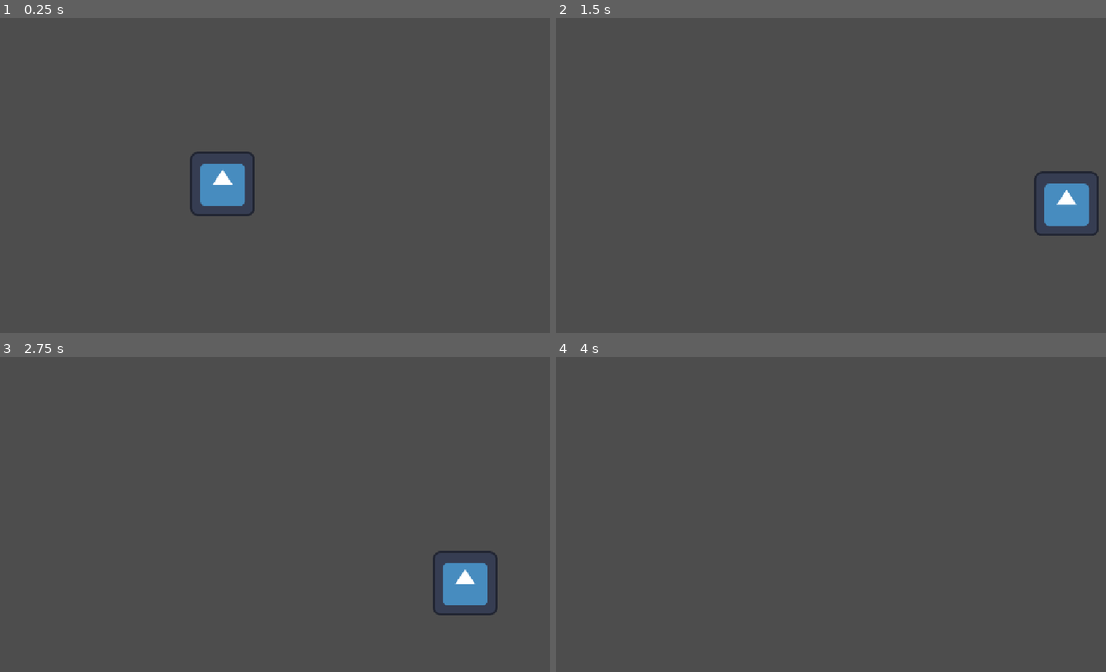
Above: before the commit, frames 1-4 (two rows, left to right).
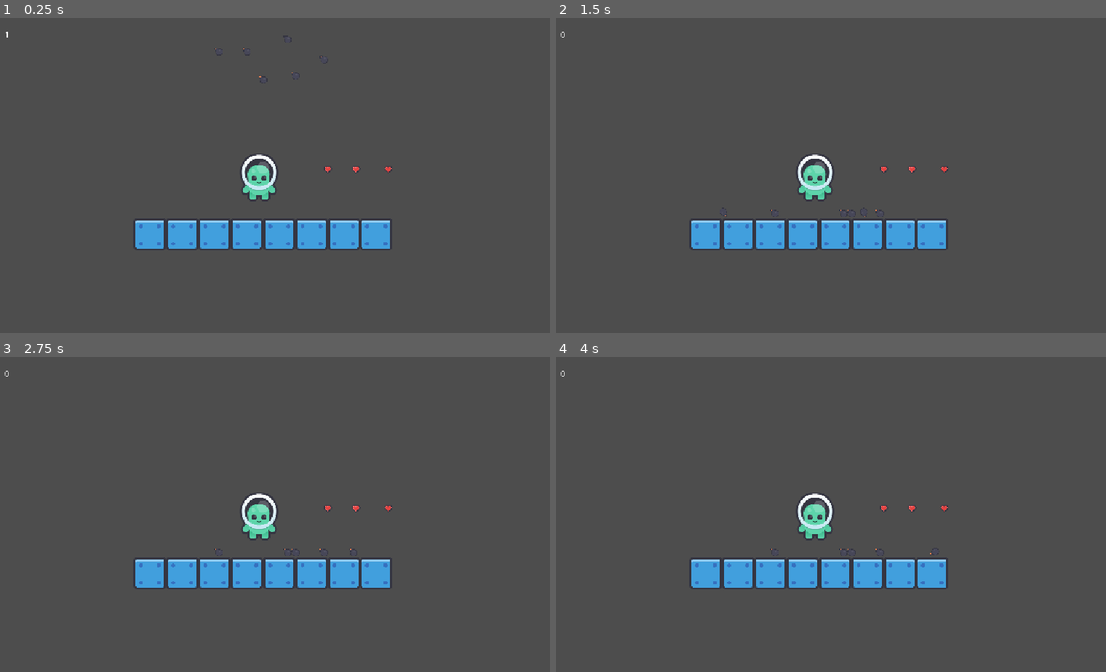
Above: after the commit, the same moments.

Repository: Isaac-Salas/Curso_Hack_Club_Lima
Game: Godot game, scene res://escenas/mundo.tscn
Two runs of this game, one before a commit and one after it. Both use one fixed random seed, a clock stepped at 60 frames per second and the inputs below. Before the commit the project has no main scene; this scene is started directly in both runs. The engine's default icon, where the game draws it, is replaced by a stand-in: a white triangle on a blue panel in a dark square.
Inputs:
- Up to frame 1 (0.25 s): no input
- Up to frame 2 (1.5 s): tap Enter (ui_accept) at 0.5, 0.77, 0.8, 1.07, 1.35 s; hold D (derecha) from 0.53 s (still down); tap Space (prueba) at 0.6 s
- Up to frame 3 (2.75 s): tap Enter (ui_accept) at 1.52, 1.82, 2.3 s; tap Space (prueba) at 1.55, 2.1 s; release D (derecha) at 2.03 s; hold Left (izquierda) from 2.03 s (still down)
- Up to frame 4 (4 s): release Left (izquierda) at 2.78 s; hold D (derecha) from 2.78 s (still down); tap Space (prueba) at 2.85 s; tap Enter (ui_accept) at 3.02, 3.32, 3.6, 3.77 s

The runs differ from the first frame. In frame 1, 5.6% of the frame differs, in the area x 1-72%, y 4-74%; in frame 2, 5.8%, in the area x 0-99%, y 4-74%; in frame 3, 5.7%; in frame 4, 4.3%.
Error after the commit: Parse Error: Preload file "uid://bcwo2til0jagu" does not exist. (res://escenas/jugador_plataformer.gd:12)

Commit message:
Segundo curso!

Diff:
--- /dev/null
+++ b/character_body_2d.gd
@@ -0,0 +1,25 @@
+extends CharacterBody2D
+
+
+const SPEED = 300.0
+const JUMP_VELOCITY = -400.0
+
+
+func _physics_process(delta: float) -> void:
+	# Add the gravity.
+	if not is_on_floor():
+		velocity += get_gravity() * delta
+
+	# Handle jump.
+	if Input.is_action_just_pressed("ui_accept") and is_on_floor():
+		velocity.y = JUMP_VELOCITY
+
+	# Get the input direction and handle the movement/deceleration.
+	# As good practice, you should replace UI actions with custom gameplay actions.
+	var direction := Input.get_axis("ui_left", "ui_right")
+	if direction:
+		velocity.x = direction * SPEED
+	else:
+		velocity.x = move_toward(velocity.x, 0, SPEED)
+
+	move_and_slide()
--- /dev/null
+++ b/escenas/item.tscn
@@ -0,0 +1,29 @@
+[gd_scene format=3 uid="uid://pbqjy20gh7rh"]
+
+[ext_resource type="Texture2D" uid="uid://bfoagwog1mpcs" path="res://sprites/Tiles/Double/bomb.png" id="1_wptg7"]
+[ext_resource type="Script" uid="uid://cd7uug8degcbq" path="res://scripts/item.gd" id="1_x8fkn"]
+[ext_resource type="Script" uid="uid://munhy2og3bny" path="res://scripts/detector_jugador.gd" id="2_ee6fw"]
+
+[sub_resource type="CircleShape2D" id="CircleShape2D_g4v7s"]
+
+[sub_resource type="RectangleShape2D" id="RectangleShape2D_g4v7s"]
+
+[node name="Item" type="RigidBody2D" unique_id=585595066]
+collision_layer = 2
+contact_monitor = true
+max_contacts_reported = 3
+script = ExtResource("1_x8fkn")
+
+[node name="CollisionShape2D" type="CollisionShape2D" parent="." unique_id=1147046596]
+shape = SubResource("CircleShape2D_g4v7s")
+
+[node name="Sprite2D" type="Sprite2D" parent="." unique_id=1944519398]
+scale = Vector2(0.14, 0.14)
+texture = ExtResource("1_wptg7")
+
+[node name="DetectorJugador" type="Area2D" parent="." unique_id=1446156658]
+script = ExtResource("2_ee6fw")
+
+[node name="CollisionShape2D" type="CollisionShape2D" parent="DetectorJugador" unique_id=679261266]
+shape = SubResource("RectangleShape2D_g4v7s")
+debug_color = Color(0.9137255, 0.16078432, 0.60784316, 0)
--- /dev/null
+++ b/escenas/jugador_plataformer.gd
@@ -0,0 +1,59 @@
+extends CharacterBody2D
+class_name JugadorPlatformer
+
+@export var SPEED = 300.0
+@export var JUMP_VELOCITY = -400.0
+@export var vida : int = 10
+@onready var detector_bomba: Area2D = $DetectorBomba
+@onready var textura: AnimatedSprite2D = $Textura
+@onready var timer: Timer = $Textura/Timer
+@onready var golpe: AudioStreamPlayer2D = $Golpe
+
+const GOLPE = preload("uid://bcwo2til0jagu")
+
+func _ready() -> void:
+	detector_bomba.body_entered.connect(_bomba_entro_a_jugador)
+	detector_bomba.area_entered.connect(_vida_extra)
+
+
+func _vida_extra(area : Area2D):
+	if area is VidaExtra:
+		print("Toco vida")
+		_ganar_vida(area.hp)
+
+func _bomba_entro_a_jugador(body:Node2D):
+	if body is Bomba:
+
+		_quitar_vida(body.daño)
+		textura.play("golpe")
+		timer.start(0.5)
+		await timer.timeout
+		textura.play("idle")
+		golpe.stream = GOLPE
+		golpe.play()
+
+
+func _quitar_vida(daño : int):
+	vida -= daño
+
+func _ganar_vida(hp : int):
+	vida += hp
+
+func _physics_process(delta: float) -> void:
+	# Add the gravity.
+	if not is_on_floor():
+		velocity += get_gravity() * delta
+
+	# Handle jump.
+	if Input.is_action_just_pressed("saltar") and is_on_floor():
+		velocity.y = JUMP_VELOCITY
+
+	# Get the input direction and handle the movement/deceleration.
+	# As good practice, you should replace UI actions with custom gameplay actions.
+	var direction := Input.get_axis("izquierda", "derecha")
+	if direction:
+		velocity.x = direction * SPEED
+	else:
+		velocity.x = move_toward(velocity.x, 0, SPEED)
+
+	move_and_slide()
--- /dev/null
+++ b/escenas/menu.tscn
@@ -0,0 +1,39 @@
+[gd_scene format=3 uid="uid://dq5ijgpjmx3fg"]
+
+[ext_resource type="Script" uid="uid://0luww6i1ntwa" path="res://scripts/menu.gd" id="1_vdanu"]
+[ext_resource type="PackedScene" uid="uid://cbfl02oewahsw" path="res://escenas/mundo.tscn" id="2_d7r87"]
+
+[node name="Menu" type="Control" unique_id=738667622]
+layout_mode = 3
+anchors_preset = 15
+anchor_right = 1.0
+anchor_bottom = 1.0
+grow_horizontal = 2
+grow_vertical = 2
+script = ExtResource("1_vdanu")
+siguiente_escena = ExtResource("2_d7r87")
+
+[node name="VBoxContainer" type="VBoxContainer" parent="." unique_id=1825601095]
+layout_mode = 1
+anchors_preset = 8
+anchor_left = 0.5
+anchor_top = 0.5
+anchor_right = 0.5
+anchor_bottom = 0.5
+offset_left = -23.5
+offset_top = -33.0
+offset_right = 23.5
+offset_bottom = 33.0
+grow_horizontal = 2
+grow_vertical = 2
+theme_override_constants/separation = 25
+
+[node name="Play" type="Button" parent="VBoxContainer" unique_id=404919114]
+layout_mode = 2
+theme_override_font_sizes/font_size = 50
+text = "PLAY"
+
+[node name="Quit" type="Button" parent="VBoxContainer" unique_id=1892528730]
+layout_mode = 2
+theme_override_font_sizes/font_size = 50
+text = "QUIT"
--- a/escenas/mundo.tscn
+++ b/escenas/mundo.tscn
@@ -1,13 +1,123 @@
 [gd_scene format=3 uid="uid://cbfl02oewahsw"]
 
-[ext_resource type="Script" uid="uid://bba5m8ywns1lf" path="res://scripts/jugador.gd" id="1_6wjgb"]
-[ext_resource type="Texture2D" uid="uid://cjascatlbidjw" path="res://icon.svg" id="1_cdbbl"]
+[ext_resource type="Script" uid="uid://cvnsnmkv6xoqw" path="res://escenas/jugador_plataformer.gd" id="1_glrvs"]
+[ext_resource type="Texture2D" uid="uid://cjx6hmct4ex25" path="res://sprites/Characters/Default/character_green_front.png" id="2_6wjgb"]
+[ext_resource type="Texture2D" uid="uid://lrr6aklu3lds" path="res://sprites/Characters/Default/character_green_hit.png" id="2_7oex1"]
+[ext_resource type="Texture2D" uid="uid://bvomrh2rk4l2d" path="res://sprites/Characters/Default/character_green_duck.png" id="3_16hu1"]
+[ext_resource type="PackedScene" uid="uid://taorcd4b5hql" path="res://escenas/piso.tscn" id="3_glrvs"]
+[ext_resource type="PackedScene" uid="uid://pbqjy20gh7rh" path="res://escenas/item.tscn" id="4_v12yk"]
+[ext_resource type="AudioStream" uid="uid://bcwo2til0jagu" path="res://sfx/golpe.wav" id="5_4vydk"]
+[ext_resource type="PackedScene" uid="uid://b3ohpojupv0k4" path="res://escenas/vida_extra.tscn" id="8_txhqv"]
+
+[sub_resource type="SpriteFrames" id="SpriteFrames_v12yk"]
+animations = [{
+"frames": [{
+"duration": 1.0,
+"texture": ExtResource("2_7oex1")
+}],
+"loop": 1,
+"name": &"golpe",
+"speed": 5.0
+}, {
+"frames": [{
+"duration": 1.0,
+"texture": ExtResource("2_6wjgb")
+}, {
+"duration": 1.0,
+"texture": ExtResource("3_16hu1")
+}],
+"loop": 1,
+"name": &"idle",
+"speed": 3.0
+}]
+
+[sub_resource type="CapsuleShape2D" id="CapsuleShape2D_glrvs"]
+radius = 40.0
+height = 94.0
+
+[sub_resource type="RectangleShape2D" id="RectangleShape2D_g4v7s"]
+size = Vector2(80, 96)
 
 [node name="Node2D" type="Node2D" unique_id=32801320]
 
 [node name="Jugador" type="CharacterBody2D" parent="." unique_id=478410620]
 position = Vector2(504, 352)
-script = ExtResource("1_6wjgb")
+script = ExtResource("1_glrvs")
 
-[node name="Textura" type="Sprite2D" parent="Jugador" unique_id=1893553445]
-texture = ExtResource("1_cdbbl")
+[node name="Textura" type="AnimatedSprite2D" parent="Jugador" unique_id=1486380938]
+sprite_frames = SubResource("SpriteFrames_v12yk")
+animation = &"golpe"
+autoplay = "idle"
+frame_progress = 0.5496285
+
+[node name="Timer" type="Timer" parent="Jugador/Textura" unique_id=460129329]
+
+[node name="CollisionShape2D" type="CollisionShape2D" parent="Jugador" unique_id=436218571]
+position = Vector2(0, 17)
+shape = SubResource("CapsuleShape2D_glrvs")
+
+[node name="DetectorBomba" type="Area2D" parent="Jugador" unique_id=634740875]
+collision_layer = 0
+collision_mask = 2
+
+[node name="CollisionShape2D" type="CollisionShape2D" parent="Jugador/DetectorBomba" unique_id=1357942000]
+position = Vector2(0, 16)
+shape = SubResource("RectangleShape2D_g4v7s")
+
+[node name="Golpe" type="AudioStreamPlayer2D" parent="Jugador" unique_id=1929256898]
+stream = ExtResource("5_4vydk")
+
+[node name="Camera2D" type="Camera2D" parent="Jugador" unique_id=877156960]
+position_smoothing_enabled = true
+position_smoothing_speed = 1.0
+
+[node name="Piso" parent="." unique_id=1589094114 instance=ExtResource("3_glrvs")]
+position = Vector2(544, 480)
+
+[node name="Piso2" parent="." unique_id=1545595286 instance=ExtResource("3_glrvs")]
+position = Vector2(608, 480)
+
+[node name="Piso3" parent="." unique_id=1105786075 instance=ExtResource("3_glrvs")]
+position = Vector2(480, 480)
+
+[node name="Piso4" parent="." unique_id=384766900 instance=ExtResource("3_glrvs")]
+position = Vector2(416, 480)
+
+[node name="Piso5" parent="." unique_id=1714104850 instance=ExtResource("3_glrvs")]
+position = Vector2(352, 480)
+
+[node name="Piso6" parent="." unique_id=2144244811 instance=ExtResource("3_glrvs")]
+position = Vector2(288, 480)
+
+[node name="Piso7" parent="." unique_id=2126372469 instance=ExtResource("3_glrvs")]
+position = Vector2(672, 480)
+
+[node name="Piso8" parent="." unique_id=316288828 instance=ExtResource("3_glrvs")]
+position = Vector2(736, 480)
+
+[node name="Item" parent="." unique_id=585595066 instance=ExtResource("4_v12yk")]
+position = Vector2(512, 144)
+
+[node name="Item2" parent="." unique_id=1059876804 instance=ExtResource("4_v12yk")]
+position = Vector2(576, 136)
+
+[node name="Item3" parent="." unique_id=121928733 instance=ExtResource("4_v12yk")]
+position = Vector2(480, 88)
+
+[node name="Item4" parent="." unique_id=1516751018 instance=ExtResource("4_v12yk")]
+position = Vector2(424, 88)
+
+[node name="Item5" parent="." unique_id=1636441031 instance=ExtResource("4_v12yk")]
+position = Vector2(560, 64)
+
+[node name="Item6" parent="." unique_id=1642042082 instance=ExtResource("4_v12yk")]
+position = Vector2(632, 104)
+
+[node name="VidaExtra" parent="." unique_id=641541097 instance=ExtResource("8_txhqv")]
+position = Vector2(640, 352)
+
+[node name="VidaExtra2" parent="." unique_id=33833568 instance=ExtResource("8_txhqv")]
+position = Vector2(696, 352)
+
+[node name="VidaExtra3" parent="." unique_id=462621801 instance=ExtResource("8_txhqv")]
+position = Vector2(760, 352)
--- /dev/null
+++ b/escenas/piso.tscn
@@ -0,0 +1,14 @@
+[gd_scene format=3 uid="uid://taorcd4b5hql"]
+
+[ext_resource type="Texture2D" uid="uid://bt0pwaf7pffh5" path="res://sprites/Tiles/Default/block_blue.png" id="1_uqncu"]
+
+[sub_resource type="RectangleShape2D" id="RectangleShape2D_g4v7s"]
+size = Vector2(65, 65)
+
+[node name="Piso" type="StaticBody2D" unique_id=1589094114]
+
+[node name="Hitbox" type="CollisionShape2D" parent="." unique_id=1195101885]
+shape = SubResource("RectangleShape2D_g4v7s")
+
+[node name="Sprite" type="Sprite2D" parent="." unique_id=915454464]
+texture = ExtResource("1_uqncu")
--- /dev/null
+++ b/escenas/ui.tscn
@@ -0,0 +1,29 @@
+[gd_scene format=3 uid="uid://vvt3einonijh"]
+
+[ext_resource type="Script" uid="uid://by6wka361shlm" path="res://scripts/ui.gd" id="1_hw6l8"]
+[ext_resource type="Script" uid="uid://c6c333nk2xelm" path="res://scripts/contador.gd" id="2_aa502"]
+
+[node name="Control" type="Control" unique_id=389482469]
+layout_mode = 3
+anchors_preset = 15
+anchor_right = 1.0
+anchor_bottom = 1.0
+grow_horizontal = 2
+grow_vertical = 2
+script = ExtResource("1_hw6l8")
+
+[node name="Vida" type="Label" parent="." unique_id=1476451381]
+layout_mode = 0
+offset_right = 40.0
+offset_bottom = 23.0
+text = "aaaaaaaaaaaaaaaaaaaaaaaaaaaaaaa"
+
+[node name="Timer" type="Timer" parent="." unique_id=362000340]
+one_shot = true
+
+[node name="Contador" type="Label" parent="." unique_id=386217664]
+layout_mode = 0
+offset_top = 72.0
+offset_right = 40.0
+offset_bottom = 95.0
+script = ExtResource("2_aa502")
--- /dev/null
+++ b/escenas/vida_extra.tscn
@@ -0,0 +1,18 @@
+[gd_scene format=3 uid="uid://b3ohpojupv0k4"]
+
+[ext_resource type="Script" uid="uid://b811yngaf1vx7" path="res://scripts/vida_extra.gd" id="1_7kq1g"]
+[ext_resource type="Texture2D" uid="uid://df4yor7pwvjc8" path="res://sprites/Tiles/Double/heart.png" id="1_8wj8h"]
+
+[sub_resource type="CircleShape2D" id="CircleShape2D_g4v7s"]
+
+[node name="VidaExtra" type="Area2D" unique_id=641541097]
+collision_layer = 2
+collision_mask = 3
+script = ExtResource("1_7kq1g")
+
+[node name="CollisionShape2D" type="CollisionShape2D" parent="." unique_id=2084643193]
+shape = SubResource("CircleShape2D_g4v7s")
+
+[node name="Sprite2D" type="Sprite2D" parent="." unique_id=1259519600]
+scale = Vector2(0.23, 0.23)
+texture = ExtResource("1_8wj8h")
--- a/project.godot
+++ b/project.godot
@@ -11,8 +11,13 @@
 [application]
 
 config/name="CursoGodotLima"
+run/main_scene="uid://dq5ijgpjmx3fg"
 config/features=PackedStringArray("4.7", "GL Compatibility")
 config/icon="res://icon.svg"
+
+[autoload]
+
+Ui="*uid://vvt3einonijh"
 
 [display]
 
@@ -50,6 +55,11 @@
 "events": [Object(InputEventKey,"resource_local_to_scene":false,"resource_name":"","device":-1,"window_id":0,"alt_press …(191 unchanged characters)…
 ]
 }
+saltar={
+"deadzone": 0.2,
+"events": [Object(InputEventKey,"resource_local_to_scene":false,"resource_name":"","device":-1,"window_id":0,"alt_pressed":false,"shift_pressed":false,"ctrl_pressed":false,"meta_pressed":false,"pressed":false,"keycode":0,"physical_keycode":32,"key_label":0,"unicode":32,"location":0,"echo":false,"script":null)
+]
+}
 
 [physics]
 
@@ -57,6 +67,7 @@
 
 [rendering]
 
+textures/canvas_textures/default_texture_filter=0
 rendering_device/driver.windows="d3d12"
 renderer/rendering_method="gl_compatibility"
 renderer/rendering_method.mobile="gl_compatibility"
--- /dev/null
+++ b/scripts/contador.gd
@@ -0,0 +1,16 @@
+extends Label
+@onready var timer: Timer = $"../Timer"
+
+
+# Called when the node enters the scene tree for the first time.
+func _ready() -> void:
+	timer.start(2.0)
+	var test: int = 1
+	while test <= 10:
+		print(test)
+		test += 1
+
+
+# Called every frame. 'delta' is the elapsed time since the previous frame.
+func _process(delta: float) -> void:
+	self.text = str(int(timer.time_left))
--- /dev/null
+++ b/scripts/detector_jugador.gd
@@ -0,0 +1,18 @@
+extends Area2D
+@onready var item: RigidBody2D = $".."
+
+
+
+# Called when the node enters the scene tree for the first time.
+func _ready() -> void:
+	item.body_entered.connect(_cuerpo_entrante_al_item)
+	body_entered.connect(_cuerpo_entrante)
+
+
+func _cuerpo_entrante(body: Node2D) -> void:
+	if body is JugadorPlatformer:
+		print("Esta chocando con jugador")
+
+func _cuerpo_entrante_al_item(body:Node2D) -> void:
+	if body is JugadorPlatformer:
+		print("El item tambien choco con el jugador")
--- /dev/null
+++ b/scripts/item.gd
@@ -0,0 +1,3 @@
+extends RigidBody2D
+class_name Bomba
+@export var daño : int = 1
--- a/scripts/jugador.gd
+++ b/scripts/jugador.gd
@@ -1,6 +1,6 @@
 extends CharacterBody2D
 class_name Jugador
-@export var velocidad : int = 10
+@export var velocidad : int = 200
 
 
 func _ready() -> void:
@@ -8,10 +8,12 @@
 
 func _physics_process(delta: float) -> void: #Cada fotograma
 	var direccion_x = Input.get_axis("izquierda","derecha")
-	var direccion_y = Input.get_axis("arriba", "prueba")
-	position += Vector2(direccion_x,direccion_y) * velocidad
-
-	print([direccion_x, direccion_y])
+	var direccion_y = Input.get_axis("arriba", "abajo")
+	velocity += Vector2(direccion_x,direccion_y) * velocidad * delta
+	#print([direccion_x, direccion_y])
+	#if not is_on_floor():
+		#velocity += get_gravity()
+	move_and_slide()
 
 func _input(event: InputEvent) -> void: #Cada evento de input
 	pass
--- /dev/null
+++ b/scripts/menu.gd
@@ -0,0 +1,20 @@
+extends Control
+class_name Menu
+@export var siguiente_escena : PackedScene
+@onready var play: Button = $VBoxContainer/Play
+@onready var quit: Button = $VBoxContainer/Quit
+signal cambio
+
+
+# Called when the node enters the scene tree for the first time.
+func _ready() -> void:
+	play.pressed.connect(_on_play)
+	quit.pressed.connect(_on_quit)
+
+func _on_play():
+	if siguiente_escena:
+		get_tree().change_scene_to_packed(siguiente_escena)
+		cambio.emit()
+
+func _on_quit():
+	get_tree().quit()
--- /dev/null
+++ b/scripts/ui.gd
@@ -0,0 +1,16 @@
+extends Control
+
+var jugador : JugadorPlatformer
+@onready var vida: Label = $Vida
+
+# Called when the node enters the scene tree for the first time.
+func _ready() -> void:
+	_buscar_jugador()
+
+func _buscar_jugador():
+	jugador = get_tree().current_scene.find_child("Jugador")
+
+# Called every frame. 'delta' is the elapsed time since the previous frame.
+func _process(delta: float) -> void:
+	if jugador:
+		vida.text = str(jugador.vida)
--- /dev/null
+++ b/scripts/vida_extra.gd
@@ -0,0 +1,12 @@
+extends Area2D
+class_name VidaExtra
+@export var hp : int = 1
+
+
+func _ready() -> void:
+	body_entered.connect(_agarrado_por_jugador)
+
+
+func _agarrado_por_jugador(body:Node2D):
+	if body is JugadorPlatformer:
+		self.queue_free()
Not shown, added: character_body_2d.gd.uid
Not shown, added: escenas/jugador_plataformer.gd.uid
Not shown, added: export_presets.cfg
Not shown, added: scripts/contador.gd.uid
Not shown, added: scripts/detector_jugador.gd.uid
Not shown, added: scripts/item.gd.uid
Not shown, added: scripts/menu.gd.uid
Not shown, added: scripts/ui.gd.uid
Not shown, added: scripts/vida_extra.gd.uid
Binary file added: sprites/Backgrounds/Default/background_clouds.png
Binary file added: sprites/Backgrounds/Default/background_color_desert.png
Binary file added: sprites/Backgrounds/Default/background_color_hills.png
(and 867 more such lines)
